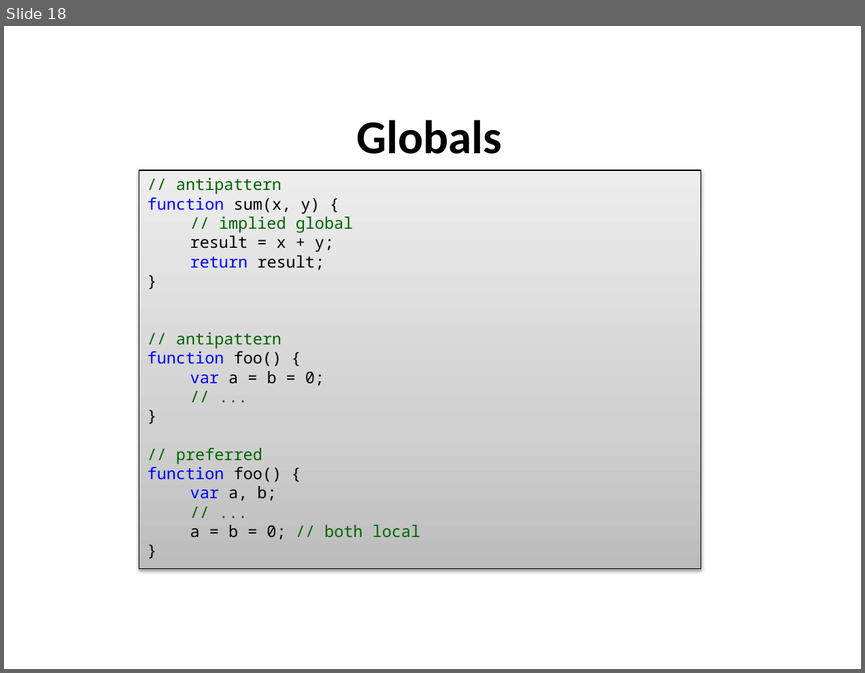
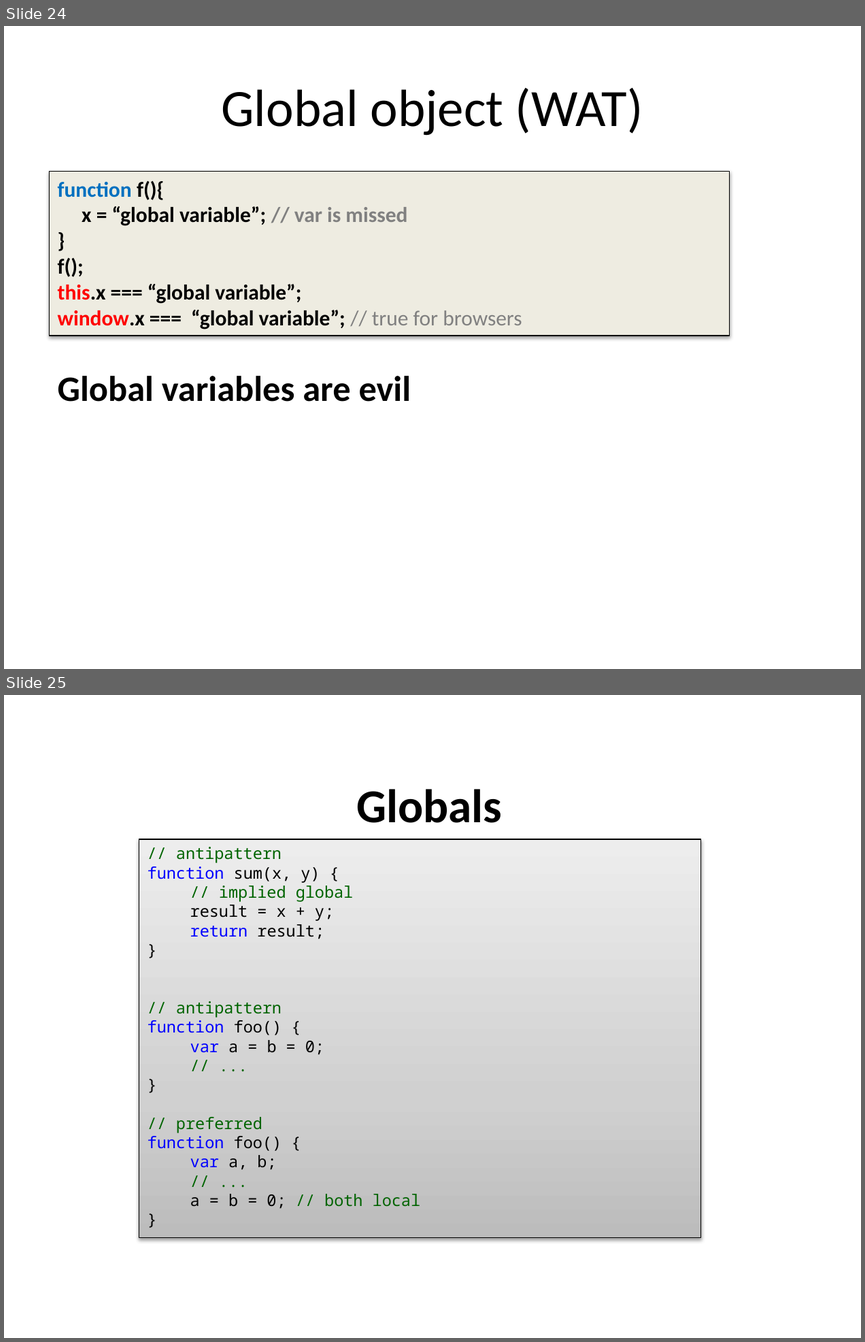
Before and after one commit to dzmitry-varabei/front-end-course, a slide deck: lecture-3-recap-scope/scope.pptx. Shown one above the other, each under a label of ours: slide 18 before the commit, slides 24 and 25 after it. The pictures are 865x673 and 865x1342 pixels, drawn with LibreOffice and Linux fonts; fonts in the diff are those of the drawing. Boxes give left, top, right and bottom in pixels: in the first picture for what was removed or moved away, otherwise in the second. Text is boxed around its words. In the diff, an @@ line names an element or a change of style, - is before the commit and + after.

```diff
--- a/lecture-3-recap-scope/scope.pptx
+++ b/lecture-3-recap-scope/scope.pptx
@@ slide 24 added at [4, 26, 861, 669], background #FFFFFF @@
@@ title added at [221, 88, 643, 135], 44 pt, text #000000 @@
+Global object (WAT)
@@ rectangle added at [50, 171, 730, 335], fill #EEECE1, outline #000000 0.75 pt, 18 pt, text #000000, bold @@
+function f(){
+x = “global variable”; // var is missed
+}
+f();
+this.x === “global variable”;
+window.x === “global variable”; // true for browsers
@@ text added at [58, 376, 411, 401], 30 pt, text #000000, bold @@
+Global variables are evil
@@ what was slide 18 is now slide 25 @@
```
Also in this commit, not shown: 4 slides changed, 9 other slides added, 13 slides removed, 3 other files.
